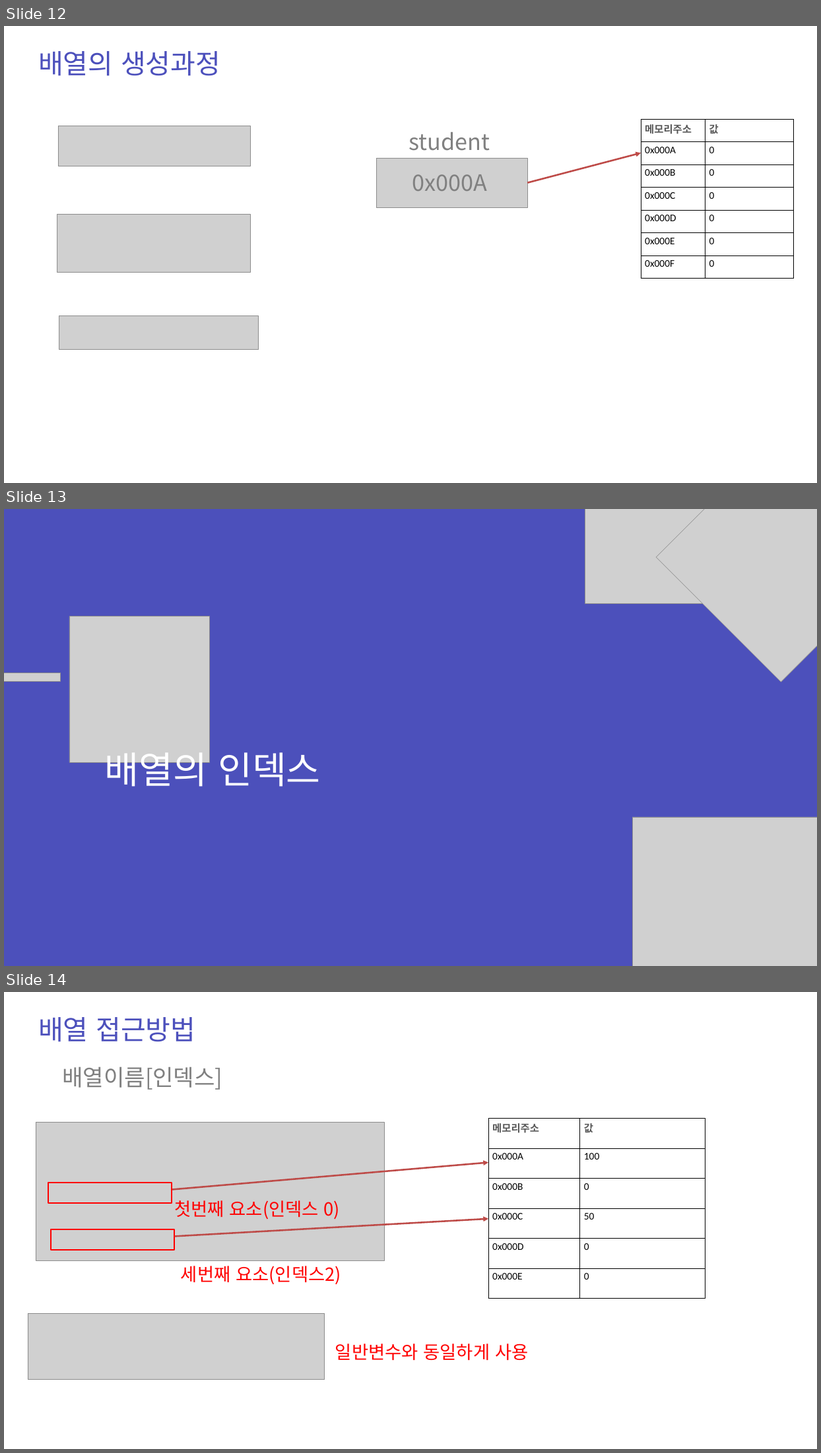
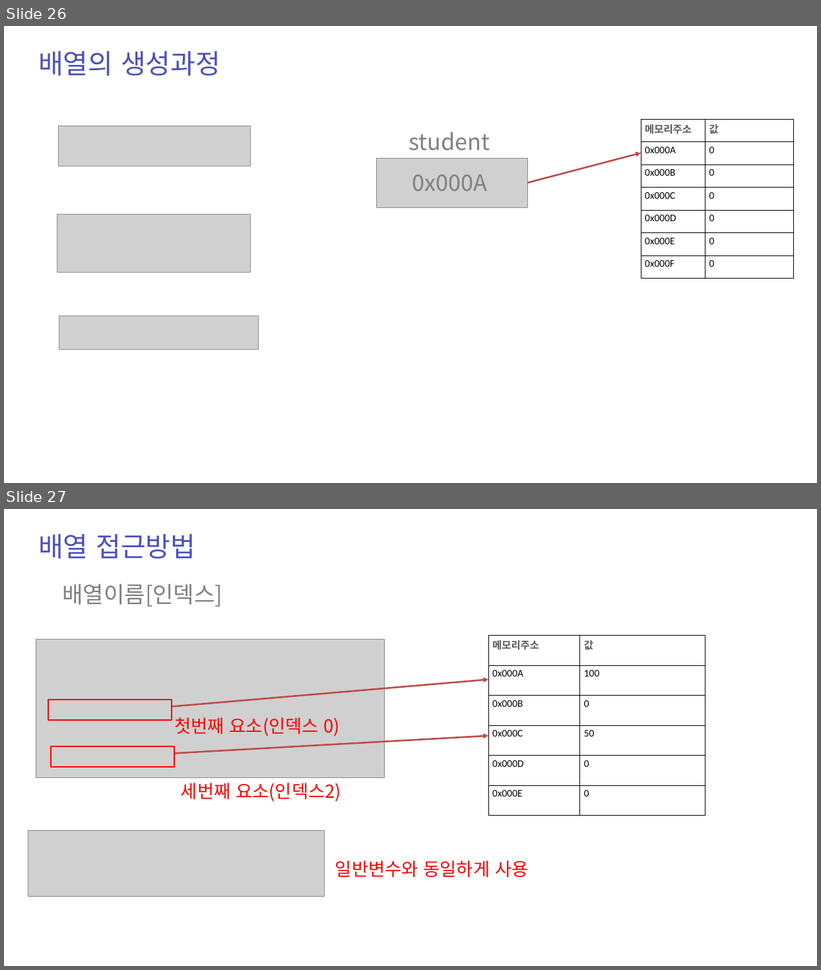
Before and after one commit to zest132/JavaLecture, a slide deck: JavaLecture/LectureFile/java 6강.pptx. Shown one above the other, each under a label of ours: slides 12, 13 and 14 before the commit, slides 26 and 27 after it. The pictures are 821x1453 and 821x970 pixels, drawn with LibreOffice and Linux fonts; fonts in the diff are those of the drawing; grey boxes stand for pictures. Boxes give left, top, right and bottom in pixels: in the first picture for what was removed or moved away, otherwise in the second. Text is boxed around its words. In the diff, an @@ line names an element or a change of style, - is before the commit and + after.

```diff
--- a/JavaLecture/LectureFile/java 6강.pptx
+++ b/JavaLecture/LectureFile/java 6강.pptx
@@ slide 13 removed at (4, 509, 817, 966), background #4C50BB @@
@@ picture removed at (585, 509, 736, 604) @@
@@ picture removed at (656, 509, 817, 682) @@
@@ picture removed at (69, 617, 209, 762) @@
@@ picture removed at (4, 673, 61, 681) @@
@@ text removed at (104, 746, 321, 793) @@
-배열의 인덱스
@@ picture removed at (632, 817, 817, 966) @@
@@ what was slide 12 is now slide 26 @@
@@ what was slide 14 is now slide 27 @@
```
Also in this commit, not shown: 2 slides changed, 14 slides added, 2 other files.
